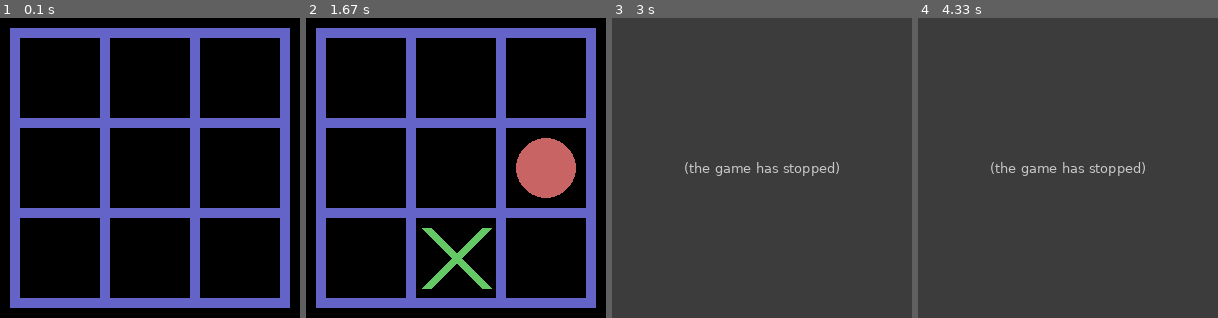
Above: before the commit, frames 1-4 (left to right).
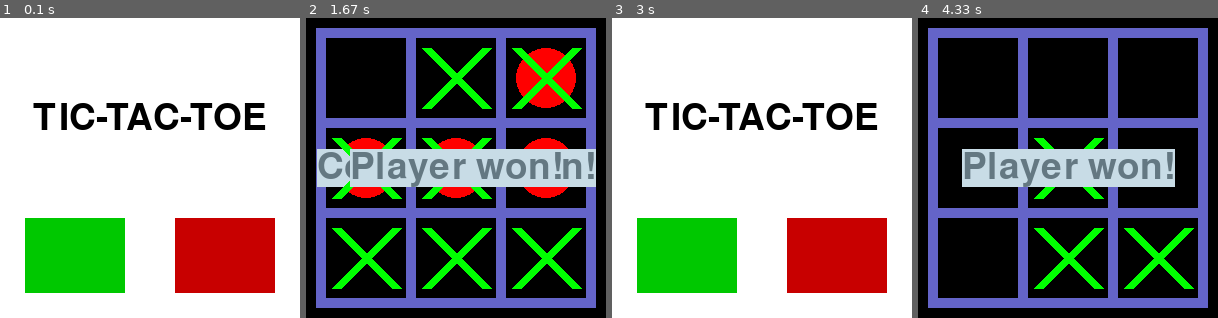
Above: after the commit, the same moments.

Repository: RITESHMOHAPATRA/TIC-TAC-TOE
Game: pygame game, started from Python/pygame1.py
Two runs of this game, one before a commit and one after it. Both use one fixed random seed, a clock stepped at 60 frames per second and the inputs below. The source is Python 2; it was converted automatically to run under Python 3.
Inputs (mouse positions are in pixels of both pictures, inside the frame that each line leads up to):
- Up to frame 1 (0.1 s): no input
- Up to frame 2 (1.67 s): press the mouse at (381, 255) at 0.37 s; move the mouse to (372, 246) at 0.47 s; release the mouse at (363, 237) at 0.6 s; tap 2 at 0.67 s; press the mouse at (456, 168) at 1.03 s; move the mouse to (513, 225) at 1.13 s; release the mouse at (570, 282) at 1.27 s; press the mouse at (546, 78) at 1.37 s; move the mouse to (450, 108) at 1.47 s; release the mouse at (354, 138) at 1.6 s
- Up to frame 3 (3 s): tap 1 at 1.67 s; tap 6 at 2 s; hold Esc 2.33-2.8 s
- Up to frame 4 (4.33 s): press the mouse at (993, 255) at 3.87 s; move the mouse to (1047, 225) at 3.97 s; release the mouse at (1101, 195) at 4.1 s; tap 3 at 4.17 s

The runs differ from the first frame. In frame 1, 98% of the frame differs, in the area x 0-100%, y 0-100%; in frame 2, 24%; in frame 3, 100%; in frame 4, 100%.
Before the commit the program exited at 2.8 s; later frames show no game.

Commit message:
Addition of menu based interface.

Diff:
--- a/Python/pygame1.py
+++ b/Python/pygame1.py
@@ -2,32 +2,79 @@
 from tictactoe import Board
 
 pygame.init()
-done = False
 board = Board()
 clock = pygame.time.Clock()
 font = pygame.font.SysFont("comicsansms", 72)
-board.initialize()
-while not done:
-        for event in pygame.event.get():
-            if event.type == pygame.QUIT or event.type == pygame.KEYUP and event.key == pygame.K_ESCAPE:
-                done = True
-            if event.type == pygame.KEYUP and event.key == pygame.K_KP1 or event.type == pygame.KEYUP and event.key == pygame.K_1:
-                board.nxt_turn(1)
-            if event.type == pygame.KEYUP and event.key == pygame.K_KP2 or event.type == pygame.KEYUP and event.key == pygame.K_2:
-                board.nxt_turn(2)
-            if event.type == pygame.KEYUP and event.key == pygame.K_KP3 or event.type == pygame.KEYUP and event.key == pygame.K_3:
-                board.nxt_turn(3)
-            if event.type == pygame.KEYUP and event.key == pygame.K_KP4 or event.type == pygame.KEYUP and event.key == pygame.K_4:
-                board.nxt_turn(4)
-            if event.type == pygame.KEYUP and event.key == pygame.K_KP5 or event.type == pygame.KEYUP and event.key == pygame.K_5:
-                board.nxt_turn(5)
-            if event.type == pygame.KEYUP and event.key == pygame.K_KP6 or event.type == pygame.KEYUP and event.key == pygame.K_6:
-                board.nxt_turn(6)
-            if event.type == pygame.KEYUP and event.key == pygame.K_KP7 or event.type == pygame.KEYUP and event.key == pygame.K_7:
-                board.nxt_turn(7)
-            if event.type == pygame.KEYUP and event.key == pygame.K_KP8 or event.type == pygame.KEYUP and event.key == pygame.K_8:
-                board.nxt_turn(8)
-            if event.type == pygame.KEYUP and event.key == pygame.K_KP9 or event.type == pygame.KEYUP and event.key == pygame.K_9:
-                board.nxt_turn(9)
 
-        pygame.display.flip()
+def game_intro():
+
+    intro = True
+
+    while intro:
+  		mouse = pygame.mouse.get_pos()
+  		click = pygame.mouse.get_pressed()
+
+  		for event in pygame.event.get():
+  			if event.type == pygame.QUIT:
+  				pygame.quit()
+  				quit()
+  		board.first_menu(mouse[0],mouse[1])
+  		pygame.display.flip()
+  		pygame.display.update()
+  		if(click[0] == 1 and 125>mouse[0]>25 and 275>mouse[1]>200):
+  			comp_play()
+  		if(click[0] == 1 and 275>mouse[0]>175 and 275>mouse[1]>200):
+  			pygame.quit()
+  			quit()
+
+  		# clock.tick(15)
+
+def comp_play():
+	done = False
+	board.initialize()
+	while not done:
+	        for event in pygame.event.get():
+	            mouse = pygame.mouse.get_pos()
+	            click = pygame.mouse.get_pressed()
+	            if event.type == pygame.QUIT or event.type == pygame.KEYUP and event.key == pygame.K_ESCAPE:
+	                done = True
+	            if event.type == pygame.KEYUP and event.key == pygame.K_KP1 or event.type == pygame.KEYUP and event.key == pygame.K_1:
+	                board.nxt_turn(1)
+	            if event.type == pygame.KEYUP and event.key == pygame.K_KP2 or event.type == pygame.KEYUP and event.key == pygame.K_2:
+	                board.nxt_turn(2)
+	            if event.type == pygame.KEYUP and event.key == pygame.K_KP3 or event.type == pygame.KEYUP and event.key == pygame.K_3:
+	                board.nxt_turn(3)
+	            if event.type == pygame.KEYUP and event.key == pygame.K_KP4 or event.type == pygame.KEYUP and event.key == pygame.K_4:
+	                board.nxt_turn(4)
+	            if event.type == pygame.KEYUP and event.key == pygame.K_KP5 or event.type == pygame.KEYUP and event.key == pygame.K_5:
+	                board.nxt_turn(5)
+	            if event.type == pygame.KEYUP and event.key == pygame.K_KP6 or event.type == pygame.KEYUP and event.key == pygame.K_6:
+	                board.nxt_turn(6)
+	            if event.type == pygame.KEYUP and event.key == pygame.K_KP7 or event.type == pygame.KEYUP and event.key == pygame.K_7:
+	                board.nxt_turn(7)
+	            if event.type == pygame.KEYUP and event.key == pygame.K_KP8 or event.type == pygame.KEYUP and event.key == pygame.K_8:
+	                board.nxt_turn(8)
+	            if event.type == pygame.KEYUP and event.key == pygame.K_KP9 or event.type == pygame.KEYUP and event.key == pygame.K_9:
+	                board.nxt_turn(9)
+	            if 100>mouse[0]>20 and 280>mouse[1]>200 and click[0] == 1:
+	                board.nxt_turn(1)
+	            if 190>mouse[0]>110 and 280>mouse[1]>200 and click[0] == 1:
+	                board.nxt_turn(2)
+	            if 280>mouse[0]>200 and 280>mouse[1]>200 and click[0] == 1:
+	                board.nxt_turn(3)
+	            if 100>mouse[0]>20 and 190>mouse[1]>110 and click[0] == 1:
+	                board.nxt_turn(4)
+	            if 190>mouse[0]>110 and 190>mouse[1]>110 and click[0] == 1:
+	                board.nxt_turn(5)
+	            if 280>mouse[0]>200 and 190>mouse[1]>110 and click[0] == 1:
+	                board.nxt_turn(6)
+	            if 100>mouse[0]>20 and 100>mouse[1]>20 and click[0] == 1:
+	                board.nxt_turn(7)
+	            if 190>mouse[0]>110 and 100>mouse[1]>20 and click[0] == 1:
+	                board.nxt_turn(8)
+	            if 280>mouse[0]>200 and 100>mouse[1]>20 and click[0] == 1:
+	                board.nxt_turn(9)
+
+	        pygame.display.flip()
+
+game_intro()
--- a/Python/tictactoe.py
+++ b/Python/tictactoe.py
@@ -7,8 +7,12 @@
         self.theBoard = ['-']*10
         self.screen = pygame.display.set_mode((300, 300))
         self.color = (100, 100, 200)
-        self.color1 = (100,200,100)
-        self.color2 = (200,100,100)
+        self.black = (0,0,0)
+        self.white = (255,255,255)
+        self.red = (200,0,0)
+        self.green = (0,200,0)
+        self.bright_red = (255,0,0)
+        self.bright_green = (0,255,0)
 
     def makeMove(self,copy,letter, position):
         if not copy:
@@ -21,51 +25,51 @@
     def update_surface(self,letter,position):
         if letter == 'X':
             if(position == 1):
-                pygame.draw.line(self.screen, self.color1, (30, 210), (90, 270), 10)
-                pygame.draw.line(self.screen, self.color1, (30, 270), (90, 210), 10)
+                pygame.draw.line(self.screen, self.bright_green, (30, 210), (90, 270), 10)
+                pygame.draw.line(self.screen, self.bright_green, (30, 270), (90, 210), 10)
             if(position == 2):
-                pygame.draw.line(self.screen, self.color1, (120, 210), (180, 270), 10)
-                pygame.draw.line(self.screen, self.color1, (120, 270), (180, 210), 10)
+                pygame.draw.line(self.screen, self.bright_green, (120, 210), (180, 270), 10)
+                pygame.draw.line(self.screen, self.bright_green, (120, 270), (180, 210), 10)
             if(position == 3):
-                pygame.draw.line(self.screen, self.color1, (210, 210), (270, 270), 10)
-                pygame.draw.line(self.screen, self.color1, (210, 270), (270, 210), 10)
+                pygame.draw.line(self.screen, self.bright_green, (210, 210), (270, 270), 10)
+                pygame.draw.line(self.screen, self.bright_green, (210, 270), (270, 210), 10)
             if(position == 4):
-                pygame.draw.line(self.screen, self.color1, (30, 120), (90, 180), 10)
-                pygame.draw.line(self.screen, self.color1, (30, 180), (90, 120), 10)
+                pygame.draw.line(self.screen, self.bright_green, (30, 120), (90, 180), 10)
+                pygame.draw.line(self.screen, self.bright_green, (30, 180), (90, 120), 10)
             if(position == 5):
-                pygame.draw.line(self.screen, self.color1, (120, 120), (180, 180), 10)
-                pygame.draw.line(self.screen, self.color1, (120, 180), (180, 120), 10)
+                pygame.draw.line(self.screen, self.bright_green, (120, 120), (180, 180), 10)
+                pygame.draw.line(self.screen, self.bright_green, (120, 180), (180, 120), 10)
             if(position == 6):
-                pygame.draw.line(self.screen, self.color1, (210, 120), (270, 180), 10)
-                pygame.draw.line(self.screen, self.color1, (210, 180), (270, 120), 10)
+                pygame.draw.line(self.screen, self.bright_green, (210, 120), (270, 180), 10)
+                pygame.draw.line(self.screen, self.bright_green, (210, 180), (270, 120), 10)
             if(position == 7):
-                pygame.draw.line(self.screen, self.color1, (30, 30), (90, 90), 10)
-                pygame.draw.line(self.screen, self.color1, (30, 90), (90, 30), 10)
+                pygame.draw.line(self.screen, self.bright_green, (30, 30), (90, 90), 10)
+                pygame.draw.line(self.screen, self.bright_green, (30, 90), (90, 30), 10)
             if(position == 8):
-                pygame.draw.line(self.screen, self.color1, (120, 30), (180, 90), 10)
-                pygame.draw.line(self.screen, self.color1, (120, 90), (180, 30), 10)
+                pygame.draw.line(self.screen, self.bright_green, (120, 30), (180, 90), 10)
+                pygame.draw.line(self.screen, self.bright_green, (120, 90), (180, 30), 10)
             if(position == 9):
-                pygame.draw.line(self.screen, self.color1, (210, 30), (270, 90), 10)
-                pygame.draw.line(self.screen, self.color1, (210, 90), (270, 30), 10)
+                pygame.draw.line(self.screen, self.bright_green, (210, 30), (270, 90), 10)
+                pygame.draw.line(self.screen, self.bright_green, (210, 90), (270, 30), 10)
         if letter == 'O':
             if(position == 1):
-                pygame.draw.circle(self.screen,self.color2, (60,240), 30)
+                pygame.draw.circle(self.screen,self.bright_red, (60,240), 30)
             if(position == 2):
-                pygame.draw.circle(self.screen,self.color2, (150,240), 30)
+                pygame.draw.circle(self.screen,self.bright_red, (150,240), 30)
             if(position == 3):
-                pygame.draw.circle(self.screen,self.color2, (240,240), 30)
+                pygame.draw.circle(self.screen,self.bright_red, (240,240), 30)
             if(position == 4):
-                pygame.draw.circle(self.screen,self.color2, (60,150), 30)
+                pygame.draw.circle(self.screen,self.bright_red, (60,150), 30)
             if(position == 5):
-                pygame.draw.circle(self.screen,self.color2, (150,150), 30)
+                pygame.draw.circle(self.screen,self.bright_red, (150,150), 30)
             if(position == 6):
-                pygame.draw.circle(self.screen,self.color2, (240,150), 30)
+                pygame.draw.circle(self.screen,self.bright_red, (240,150), 30)
             if(position == 7):
-                pygame.draw.circle(self.screen,self.color2, (60,60), 30)
+                pygame.draw.circle(self.screen,self.bright_red, (60,60), 30)
             if(position == 8):
-                pygame.draw.circle(self.screen,self.color2, (150,60), 30)
+                pygame.draw.circle(self.screen,self.bright_red, (150,60), 30)
             if(position == 9):
-                pygame.draw.circle(self.screen,self.color2, (240,60), 30)
+                pygame.draw.circle(self.screen,self.bright_red, (240,60), 30)
 
     def isWinner(self,copy,le):
         return ((copy[7] == le and copy[8] == le and copy[9] == le) or
@@ -123,7 +127,7 @@
         return True
 
     def initialize(self):
-
+        self.screen.fill(self.black)
         pygame.draw.rect(self.screen, self.color, pygame.Rect(10, 10, 100, 10))
         pygame.draw.rect(self.screen, self.color, pygame.Rect(10, 10, 10, 100))
         pygame.draw.rect(self.screen, self.color, pygame.Rect(100, 10, 10, 100))
@@ -190,3 +194,22 @@
         rect = text.get_rect()
         rect.center = (surface_size / 2, surface_size / 2)
         self.screen.blit(text, rect)
+
+    def first_menu(self,x,y):
+        self.screen.fill(self.white)
+        surface_size = self.screen.get_height()
+        font = pygame.font.Font('freesansbold.ttf', surface_size / 8)
+        text = font.render('TIC-TAC-TOE', True,self.black, self.white)
+        rect = text.get_rect()
+        rect.center = (surface_size / 2, 100)
+        self.screen.blit(text, rect)
+        if 125 > x > 25 and 275 > y > 200:
+            pygame.draw.rect(self.screen, self.bright_green,(25,200,100,75))
+        else:
+            pygame.draw.rect(self.screen, self.green,(25,200,100,75))
+        if 275 > x > 175 and 275 > y > 200:
+            pygame.draw.rect(self.screen, self.bright_red,(175,200,100,75))
+        else:
+            pygame.draw.rect(self.screen, self.red,(175,200,100,75))
+        # pygame.display.update()
+        # clock.tick(15)
